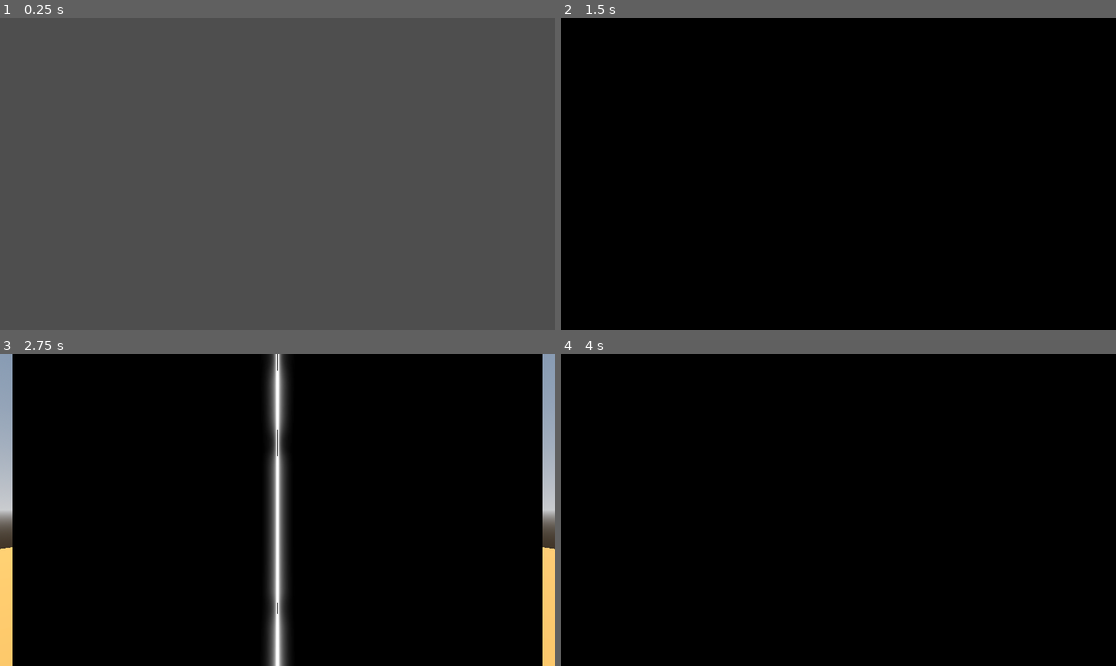
Above: before the commit, frames 1-4 (two rows, left to right).
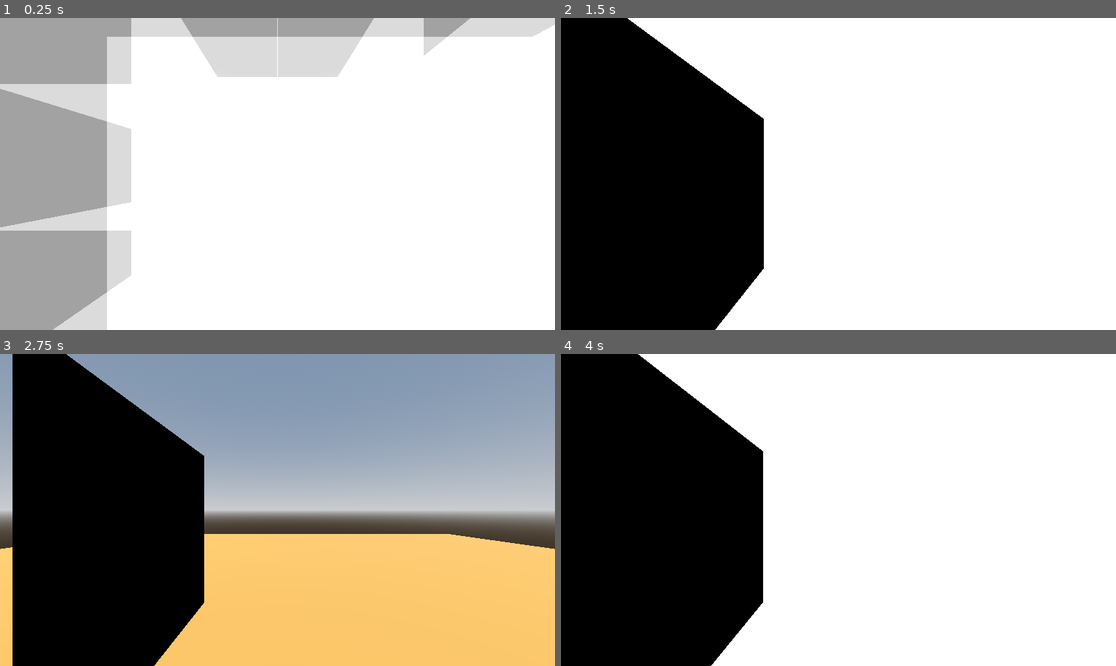
Above: after the commit, the same moments.

Repository: murumart/cgiproject
Game: Godot game, scene res://scenes/rendering_demo.tscn
Two runs of this game, one before a commit and one after it. Both use one fixed random seed, a clock stepped at 60 frames per second and the inputs below. This scene is started directly instead of the project's main scene.
Inputs (mouse positions are in pixels of both pictures, inside the frame that each line leads up to):
- Up to frame 1 (0.25 s): no input
- Up to frame 2 (1.5 s): tap Enter (ui_accept) at 0.5, 0.77 s; move the mouse to (960, 158) at 0.52 s; hold Right (ui_right) 0.53-1.28 s; hold E 0.53-1.28 s; click (960, 158) at 0.67 s; move the mouse to (727, 189) at 1.27 s; hold S from 1.28 s (still down); tap Q at 1.35 s
- Up to frame 3 (2.75 s): tap Enter (ui_accept) at 1.52 s; move the mouse to (333, 441) at 2.02 s; release S at 2.03 s; hold Right (ui_right) from 2.03 s (still down); hold Shift from 2.03 s (still down)
- Up to frame 4 (4 s): tap Enter (ui_accept) at 2.75, 3.02, 3.77 s; move the mouse to (810, 572) at 2.77 s; release Right (ui_right) at 2.78 s; release Shift at 2.78 s; hold W 2.78-3.53 s; tap E at 2.85 s; click (810, 572) at 2.92 s; move the mouse to (1005, 556) at 3.52 s; hold Left (ui_left) from 3.53 s (still down); hold Q from 3.53 s (still down)

The runs differ from the first frame. In frame 1, 100% of the frame differs, in the area x 0-100%, y 0-100%; in frame 2, 68%; in frame 3, 66%; in frame 4, 68%.

Commit message:
memory optimization

Diff:
--- a/scenes/rendering_demo.tscn
+++ b/scenes/rendering_demo.tscn
@@ -60,6 +60,7 @@
 
 [node name="Mesh" type="MeshInstance3D" parent="Meshes"]
 transform = Transform3D(1, 0, 0, 0, 1, 0, 0, 0, 1, -8.485502, 54.834957, 2.4937973)
+visible = false
 
 [node name="MeshInstance3D3" type="MeshInstance3D" parent="Meshes" node_paths=PackedStringArray("mesh_instance")]
 transform = Transform3D(1, 0, 0, 0, 1, 0, 0, 0, 1, 0, 50.1, 0)
@@ -68,5 +69,5 @@
 script = ExtResource("3_lqk3y")
 render_setting = 3
 brick_size = 16
-grid_size = 2000
+grid_size = 1500
 mesh_instance = NodePath(".")
--- a/scenes/volumetric_controller.gd
+++ b/scenes/volumetric_controller.gd
@@ -30,28 +30,26 @@
 	if not rd: return
 
 	# Calculate brick grid dimensions
-	brick_grid_size = Vector3i(
-		int(grid_size / brick_size),
-		int(grid_size / brick_size),
-		int(grid_size / brick_size)
-	)
+	var brick_grid_size1 = int(ceil(float(grid_size) / float(brick_size)))
+	brick_grid_size = Vector3i(brick_grid_size1, brick_grid_size1, brick_grid_size1)
+
 	print("Brick grid size: ", brick_grid_size)
 
-	# 1. Setup
+	# Setup
 	setup_compute_pipeline()
 	setup_brick_pipeline()
 	create_texture()
 	create_brick_map_texture()
 
-	# 2. Run Simulation
+	# Run Simulation
 	# This queues the commands on the GPU but doesn't execute them instantly.
 	run_simulation_once()
 
-	# 3. Build Brick Map
+	# Build Brick Map
 	# Analyze voxel data and create brick occupancy map
 	build_brick_map()
 
-	# 4. Bind to Material
+	# Bind to Material
 	# We bind immediately. The GPU barrier is now handled automatically by the engine.
 	bind_texture_to_material()
 
@@ -70,10 +68,10 @@
 
 func create_texture():
 	var fmt = RDTextureFormat.new()
-	fmt.width = grid_size
+	fmt.width = int(grid_size / 32.0) # Packed along X axis
 	fmt.height = grid_size
 	fmt.depth = grid_size
-	fmt.format = RenderingDevice.DATA_FORMAT_R8_UNORM
+	fmt.format = RenderingDevice.DATA_FORMAT_R32_SFLOAT
 	fmt.texture_type = RenderingDevice.TEXTURE_TYPE_3D
 
 	# Usage bits: Storage (Compute Write) + Sampling (Shader Read)
@@ -116,7 +114,7 @@
 	rd.compute_list_bind_uniform_set(compute_list, uniform_set, 0)
 
 	rd.compute_list_dispatch(compute_list,
-		int(grid_size / 8.0),
+		int((grid_size / 32.0) / 8.0), # Packed width / workgroup size
 		int(grid_size / 8.0),
 		int(grid_size / 8.0)
 	)
--- a/shaders/volumetric_display.gdshader
+++ b/shaders/volumetric_display.gdshader
@@ -5,7 +5,7 @@
 // Unshaded is faster; cull_front allows us to see "into" the box
 render_mode unshaded, cull_front;
 
-uniform sampler3D simulation_data : filter_nearest; // The texture from the compute shader
+uniform usampler3D simulation_data : filter_nearest; // The texture from the compute shader
 uniform sampler3D brick_map : filter_nearest; // Brick occupancy map
 uniform vec4 color : source_color = vec4(0.2, 0.8, 1.0, 1.0);
 uniform float density : hint_range(0.1, 100) = 100;
@@ -30,7 +30,8 @@
 	// Get texture dimensions
 	ivec3 tex_size = textureSize(simulation_data, 0);
 	//int max_steps = tex_size.x * 2; // should this be * 2?
-	vec3 voxel_resolution = vec3(tex_size);
+	// Since texture is packed along X (32 voxels per pixel), we multiply x by 32
+	vec3 voxel_resolution = vec3(float(tex_size.x * 32), float(tex_size.y), float(tex_size.z));
 
 	// Convert to voxel space (0 to voxel_resolution)
 	vec3 origin = (local_cam + 0.5) * voxel_resolution;
@@ -107,8 +108,22 @@
 
 		if (brick_occupied > 0.5) {
 			// Sample current voxel (only if brick is occupied)
-			vec3 uvw = (vec3(coord) + 0.5) / voxel_resolution; // uvw coordinates of the voxel
-			float cell = texture(simulation_data, uvw).r; // value of the voxel
+			// Calculate packed coordinates
+			// coord.x is the voxel index (0..511)
+			// packed texture width is 16 (0..15)
+			// We need to fetch the uint at coord.x / 32
+
+			ivec3 packed_tex_size = textureSize(simulation_data, 0);
+			int packed_x = coord.x / 32;
+			uint bit_index = uint(coord.x % 32);
+
+			// Use texelFetch for precise integer coordinate sampling
+			// Normalized coordinates with linear filtering would be disastrous for bit-packed data
+			uint packed_val = texelFetch(simulation_data, ivec3(packed_x, coord.y, coord.z), 0).r;
+
+			// Extract bit
+			uint cell_uint = (packed_val >> bit_index) & 1u;
+			float cell = float(cell_uint); // 0.0 or 1.0
 
 			// if the voxel is occupied
 			if (cell > 0.5) {
Not shown, changed: shaders/brick_map_builder.glsl
Not shown, changed: shaders/dummy_simulation.glsl
